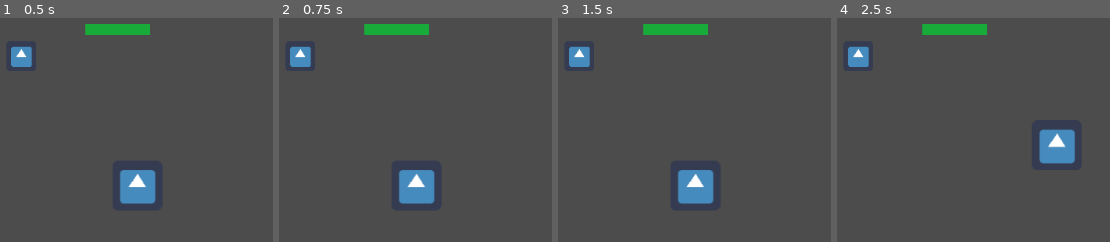
Above: before the commit, frames 1-4 (left to right).
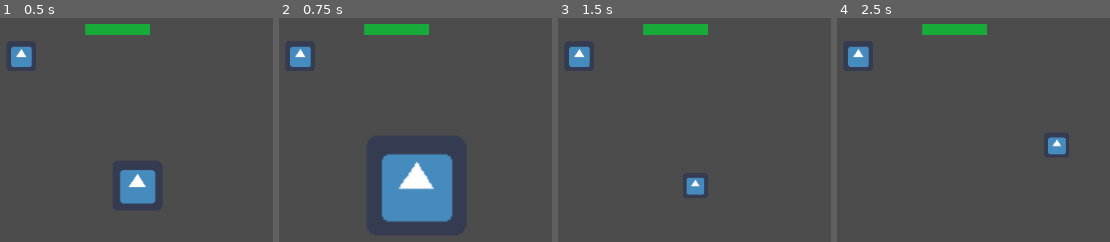
Above: after the commit, the same moments.

Repository: ardilom/CC5408
Game: Godot game, scene res://Scene/Scene.tscn
Same seed, same stepped clock (60 frames per second), same inputs: the game is played once before the commit and once after it. The engine's default icon, where the game draws it, is replaced by a stand-in: a white triangle on a blue panel in a dark square.
Inputs (mouse positions are in pixels of both pictures, inside the frame that each line leads up to):
- Up to frame 1 (0.5 s): no input
- Up to frame 2 (0.75 s): tap Enter at 0.5 s; move the mouse to (outside the picture) at 0.52 s; tap A (bigger, bound only after the commit) at 0.6 s
- Up to frame 3 (1.5 s): tap S (smaller, bound only after the commit) at 0.8, 1.35 s; tap Space at 1.25 s; move the mouse to (669, 208) at 1.27 s
- Up to frame 4 (2.5 s): tap A (bigger, bound only after the commit) at 1.55 s; tap Enter at 2 s; move the mouse to (outside the picture) at 2.02 s; click (outside the picture) at 2.1 s; tap S (smaller, bound only after the commit) at 2.3 s

Frame 1 is identical in both runs. In frame 2, 6.7% of the frame differs, in the area x 37-64%, y 60-92%; in frame 3, 1.7%; in frame 4, 1.7%.

Commit message:
scaling

Diff:
--- a/Player.gd
+++ /dev/null
@@ -1 +0,0 @@
-extends KinematicBody2D
--- a/Scritps/KinematicBody2D.gd
+++ b/Scritps/KinematicBody2D.gd
@@ -8,6 +8,14 @@
 var hp = 100 setget set_hp
 
 onready var attack_area = get_node("AttackArea/CollisionShape2D")
+
+# SCALING
+var SCALE_SMALL = 0.5
+var SCALE_NORMAL = 1
+var SCALE_BIG = 2
+
+var current_scale = SCALE_NORMAL
+
 
 func start_dash():
 	target = get_global_mouse_position()
@@ -31,6 +39,21 @@
 
 
 func _physics_process(delta):
+	if Input.is_action_just_pressed("bigger"):
+		if current_scale == SCALE_SMALL:
+			current_scale = SCALE_NORMAL
+		elif current_scale == SCALE_NORMAL:
+			current_scale = SCALE_BIG
+		$CollisionShape2D.scale = Vector2(current_scale, current_scale)
+		$Sprite.scale = Vector2(current_scale, current_scale)
+
+	if Input.is_action_just_pressed("smaller"):
+		if current_scale == SCALE_NORMAL:
+			current_scale = SCALE_SMALL
+		elif current_scale == SCALE_BIG:
+			current_scale = SCALE_NORMAL
+		$CollisionShape2D.scale = Vector2(current_scale, current_scale)
+		$Sprite.scale = Vector2(current_scale, current_scale)
 
 	if Input.is_action_just_pressed("dash"):
 		start_dash()
--- a/project.godot
+++ b/project.godot
@@ -26,6 +26,16 @@
 "events": [ Object(InputEventMouseButton,"resource_local_to_scene":false,"resource_name":"","device":0,"alt":false,"shi …(212 unchanged characters)…
  ]
 }
+bigger={
+"deadzone": 0.5,
+"events": [ Object(InputEventKey,"resource_local_to_scene":false,"resource_name":"","device":0,"alt":false,"shift":false,"control":false,"meta":false,"command":false,"pressed":false,"scancode":65,"unicode":0,"echo":false,"script":null)
+ ]
+}
+smaller={
+"deadzone": 0.5,
+"events": [ Object(InputEventKey,"resource_local_to_scene":false,"resource_name":"","device":0,"alt":false,"shift":false,"control":false,"meta":false,"command":false,"pressed":false,"scancode":83,"unicode":0,"echo":false,"script":null)
+ ]
+}
 
 [rendering]
 
